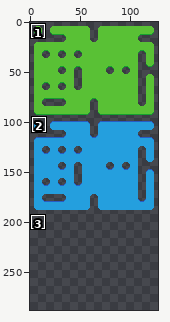
Sprite sheet: tiles/tsdc-tileset-16.png. Above, an overview of the earlier version with the close-up marked.
Close-up. Before the edit:
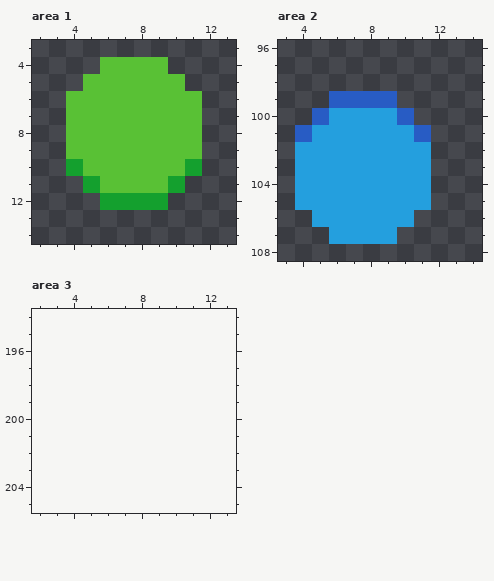
The file is 128x192 pixels. Shown: area 1: x 2..13, y 3..14; area 2: x 3..14, y 96..108; area 3: x 2..13, y 194..205. The old version is drawn lined up with the new one, on the new canvas. The commit also changed other parts of the picture, which this record leaves out.
After:
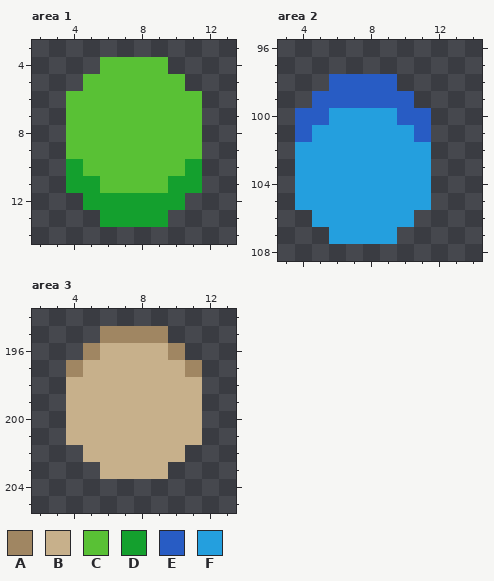
Palette (. is transparent): A #a08662  B #c7b08b  C #59c135  D #14a02e  E #285cc4  F #249fde
Diff:
canvas 128x192 -> 128x288
Area 1:
The edit adds colour D in row 11 at x 4 and 11; in row 12 at x 5 and 10; in row 13 at x 6 to 9.
Area 2:
The edit adds colour E in row 98 at x 6 to 9; in row 99 at x 5 and 10; in row 100 at x 4 and 11.
Area 3:
The edit adds colour A in row 195 at x 6 to 9; in row 196 at x 5 and 10; in row 197 at x 4 and 11.
The edit adds colour B in row 196 at x 6 to 9; in row 197 at x 5 to 10; in rows 198 to 201 at x 4 to 11; in row 202 at x 5 to 10; in row 203 at x 6 to 9.
